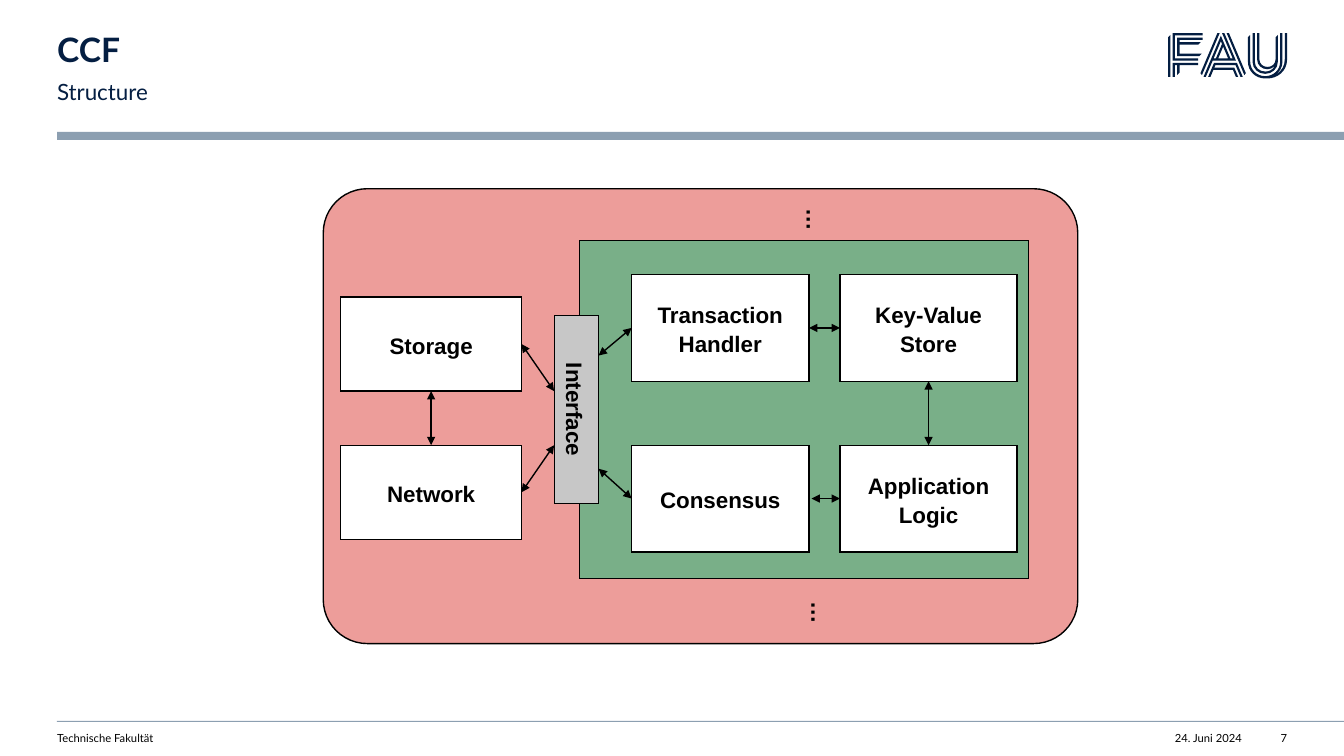
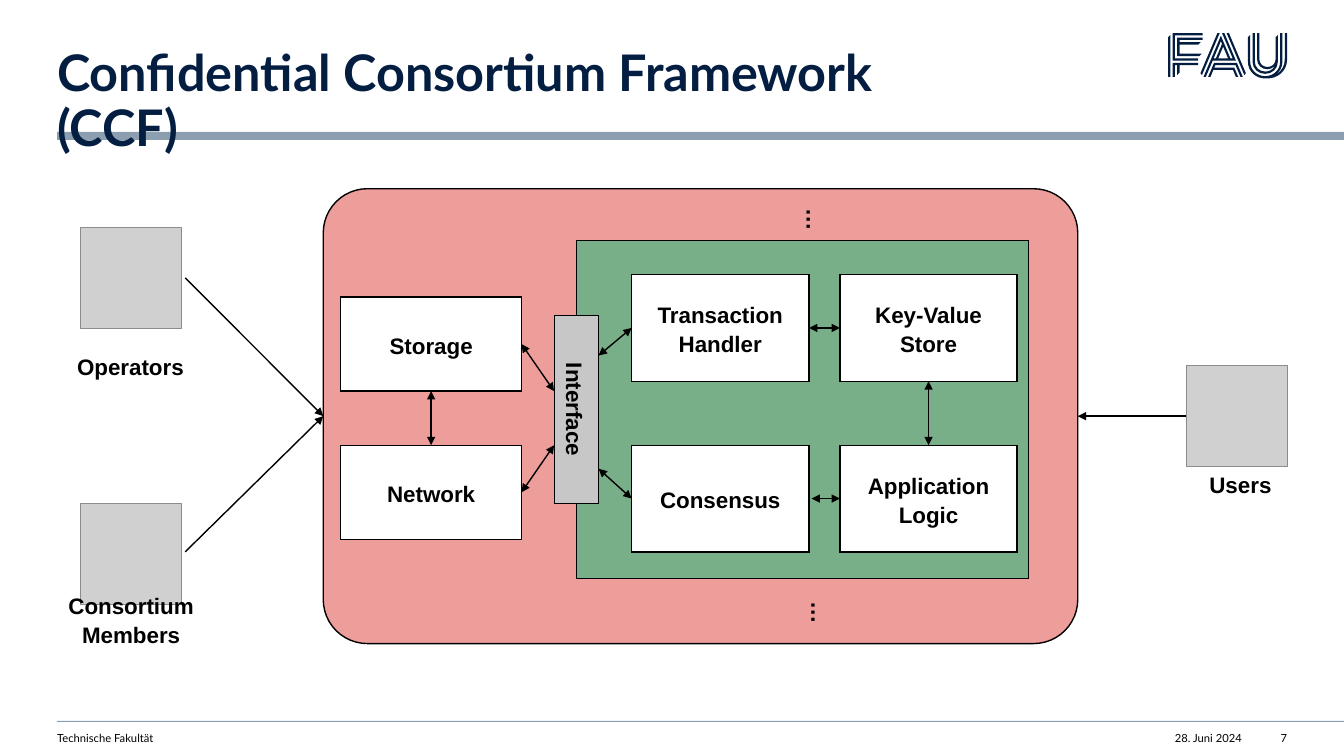
Before and after one commit to listigpeter/AKSS, a slide deck: slide 7 of presentation/confidetial_cloud_services.pptx. Drawn at 1344x756 pixels with LibreOffice and Linux fonts; fonts in the diff are those of the drawing; grey boxes stand for pictures. Boxes give left, top, right and bottom in pixels: in the first picture for what was removed or moved away, otherwise in the second. Text is boxed around its words. In the diff, an @@ line names an element or a change of style, - is before the commit and + after.

```diff
--- a/presentation/confidetial_cloud_services.pptx
+++ b/presentation/confidetial_cloud_services.pptx
@@ title removed at (x1=57, y1=37, x2=120, y2=63) @@
-CCF
@@ title added at (x1=57, y1=53, x2=873, y2=154), 36 pt, text #041E42, bold @@
+Confidential Consortium Framework (CCF)
@@ text removed at (x1=57, y1=83, x2=148, y2=100) @@
-Structure
@@ picture added at (x1=81, y1=228, x2=181, y2=329) @@
@@ arrow added from (186, 278) to (324, 416), #000000 1 pt @@
@@ text added at (x1=77, y1=359, x2=184, y2=380), 16 pt, text #000000, bold @@
+Operators
@@ picture added at (x1=1187, y1=366, x2=1288, y2=467) @@
@@ arrow added from (186, 553) to (324, 416), #000000 1 pt @@
@@ arrow added from (1187, 416) to (1078, 416), #000000 1 pt @@
@@ text added at (x1=1209, y1=477, x2=1271, y2=494), 16 pt, text #000000, bold @@
+Users
@@ picture added at (x1=81, y1=504, x2=181, y2=605) @@
@@ text added at (x1=68, y1=596, x2=193, y2=644), 16 pt, text #000000, bold @@
+Consortium
+Members
@@ text at (x1=1175, y1=734, x2=1242, y2=742): text changed @@
-24. Juni 2024
+28. Juni 2024
```
Also in this commit, not shown: 6 other slides changed, 10 other files.
